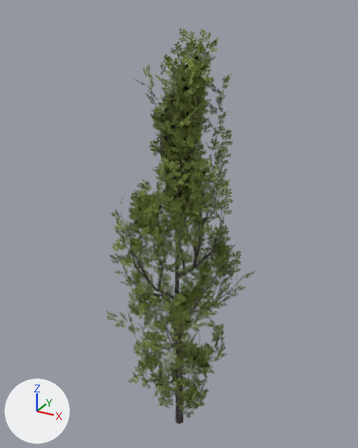
Before and after pictures for a commit that changed the Blender file Trees/Poplar1.blend.
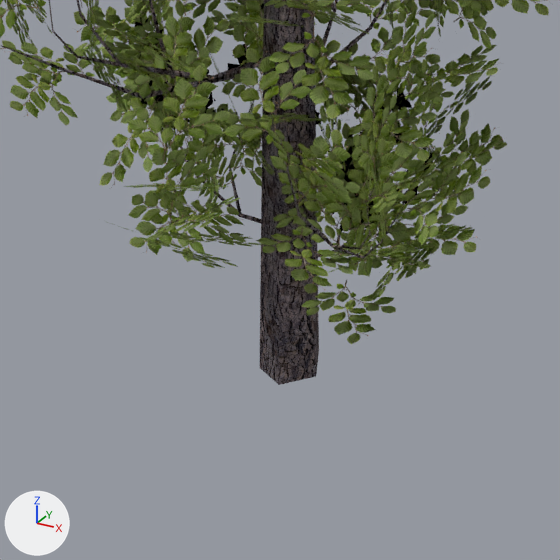
There are two pictures of each version: one whole from a camera (50 mm lens) standing at (7.72, -14.07, 16.15) and looking at (-0.18, 0.29, 8.97), one close up on the part from 39% to 60% of the width and 83% to 100% of the height. The axes (+X, +Y, +Z) are drawn at lower left. The lights are the same throughout.

The first close-up shows 'leaves'.
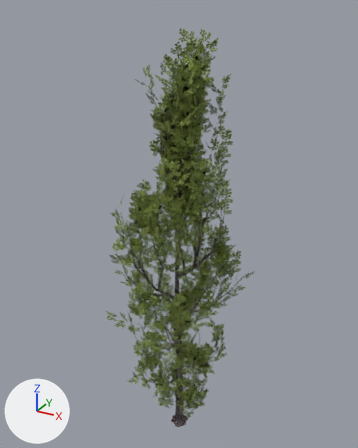
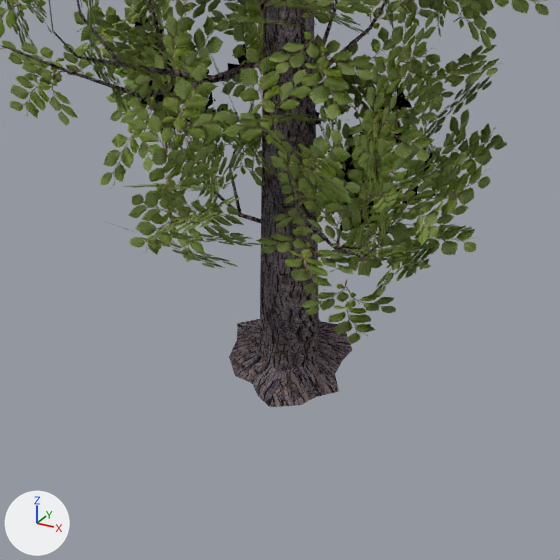
Location of each change, (x1, y1, x2, y2) in pixels of the close-ups (560 x 560 px; the box of a moved part takes in the faces that stretch with it):
'leaves', reshaped
    before: (0, 0, 549, 385)
    after: (0, 0, 549, 407)
part 1 of me_leaves, added
    after: (229, 319, 353, 407)
part 2 of me_leaves, moved or reshaped
    before: (260, 0, 445, 385)
    after: (259, 0, 445, 372)

What changed in the scene script:
```text
Change me_leaves:
    used by ob_leaves; location = (0.0, 0.0, 0.0); rotation_euler = (1.571, 0.0, 0.0), in degrees (90, 0, 0)
    verts and faces of me_leaves; kept vertices keep their numbers, new ones are numbered from 6410
    before: 0 (0.2, 0.0, 0.1) at pixel (316, 376), 1 (0.1, 0.0, -0.1) at pixel (318, 351), 2 (-0.2, 0.0, 0.0) at pixel (260, 339), 3 (-0.1, 0.0, 0.2) at pixel (259, 367), 1026 (0.1, 0.0, 0.2) at pixel (278, 384)
    before: 1030 (0.0, 0.0, -0.2), 3738 (0.5, 1.5, 0.2) at pixel (345, 211), 3739 (0.3, 2.1, 0.4), 3740 (0.1, 2.1, -0.2) at pixel (317, 47), 3741 (0.2, 1.6, -0.3) at pixel (353, 124)
    before: 3774 (0.5, 1.5, 0.2) at pixel (339, 214), 3775 (0.6, 1.9, 0.6) at pixel (340, 206), 3776 (1.2, 2.0, 0.3) at pixel (453, 187), 3777 (1.0, 1.5, -0.1) at pixel (450, 195)
    remove me_leaves.from_pydata(...)  # 6410 vertices, 2317 faces; spans x -2.9..2.7, y 0.0..15.7, z -2.4..2.9
    add me_leaves.from_pydata(...)  # 6446 vertices, 2335 faces; spans x -2.9..2.7, y 0.0..15.7, z -2.4..2.9
    me_leaves part 1: a new loose piece of 36 vertices spanning x -0.4..0.4, y 0.0..0.1, z -0.4..0.4, in mat_bark
    me_leaves part 2
    add delete_faces([(3738, 3739, 3740, 3741), (3774, 3775, 3776, 3777)])
    add for i in [*range(0, 4), 1026, 1030]: verts[i] += (0.0, 0.1, 0.0)
    add faces += [(3739, 3740, 3741, 3774), (3738, 3775, 3776, 3777)]  # mat_leaf
```
